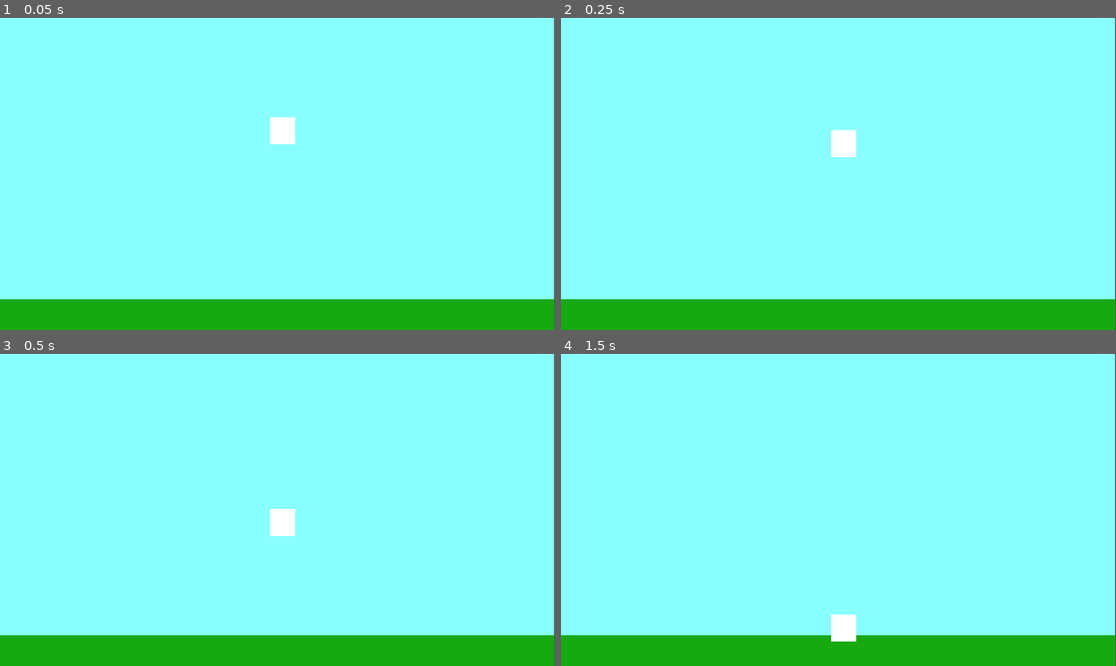
Above: before the commit, frames 1-4 (two rows, left to right).
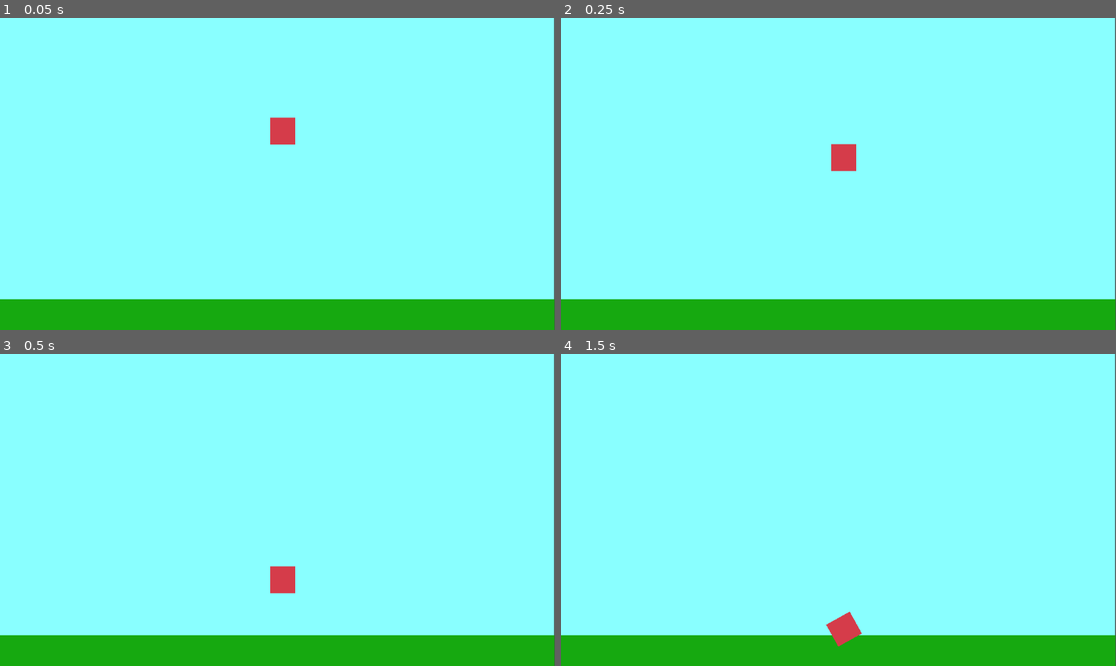
Above: after the commit, the same moments.

Repository: odiegosilva1/MaisUmGame2D
Game: Godot game, scene res://node_2d.tscn
Same seed, same stepped clock (60 frames per second), same inputs: the game is played once before the commit and once after it.
Inputs:
- Up to frame 1 (0.05 s): no input
- Up to frame 2 (0.25 s): no input
- Up to frame 3 (0.5 s): no input
- Up to frame 4 (1.5 s): hold Right (ui_right) 0.53-1.28 s; hold Down (ui_down) from 1.28 s (still down)

The runs differ from the first frame. In frame 1, 0.4% of the frame differs, in the area x 48-54%, y 31-41%; in frame 2, 0.6%; in frame 3, 0.8%, in the area x 48-54%, y 49-77%; in frame 4, 0.5%.

Commit message:
Update node_2d.tscn

Diff:
--- a/node_2d.tscn
+++ b/node_2d.tscn
@@ -1,7 +1,21 @@
-[gd_scene load_steps=3 format=3 uid="uid://bogdomv81brgk"]
+[gd_scene load_steps=6 format=3 uid="uid://bogdomv81brgk"]
+
+[sub_resource type="CanvasItemMaterial" id="CanvasItemMaterial_6bv5i"]
+light_mode = 2
+
+[sub_resource type="PhysicsMaterial" id="PhysicsMaterial_x8c1g"]
+friction = 0.0
+bounce = 1.0
+absorbent = true
+
+[sub_resource type="CanvasItemMaterial" id="CanvasItemMaterial_bdglv"]
+light_mode = 1
+particles_animation = true
+particles_anim_h_frames = 1
+particles_anim_v_frames = 1
+particles_anim_loop = false
 
 [sub_resource type="RectangleShape2D" id="RectangleShape2D_86pa7"]
-resource_local_to_scene = true
 size = Vector2(54, 55)
 
 [sub_resource type="RectangleShape2D" id="RectangleShape2D_iajuy"]
@@ -10,11 +24,12 @@
 [node name="World" type="Node2D"]
 
 [node name="bg" type="ColorRect" parent="."]
-clip_contents = true
 layout_direction = 1
 offset_left = -5.0
 offset_right = 1150.0
 offset_bottom = 650.0
+auto_translate = false
+localize_numeral_system = false
 color = Color(0.537255, 1, 1, 1)
 
 [node name="ground" type="ColorRect" parent="."]
@@ -25,9 +40,15 @@
 color = Color(0.0862745, 0.662745, 0.0627451, 1)
 
 [node name="RigidBody2D" type="RigidBody2D" parent="."]
+material = SubResource("CanvasItemMaterial_6bv5i")
+mass = 0.01
+physics_material_override = SubResource("PhysicsMaterial_x8c1g")
+gravity_scale = 2.026
 
 [node name="CollisionShape2D" type="CollisionShape2D" parent="RigidBody2D"]
+material = SubResource("CanvasItemMaterial_bdglv")
 position = Vector2(588, 233.5)
+rotation = 0.509636
 shape = SubResource("RectangleShape2D_86pa7")
 debug_color = Color(0.976471, 0.0431373, 0.168627, 0.419608)
 
@@ -36,6 +57,7 @@
 offset_top = 205.0
 offset_right = 613.0
 offset_bottom = 261.0
+color = Color(0.835294, 0.235294, 0.290196, 1)
 metadata/_edit_use_anchors_ = true
 
 [node name="Ground-block" type="StaticBody2D" parent="."]
